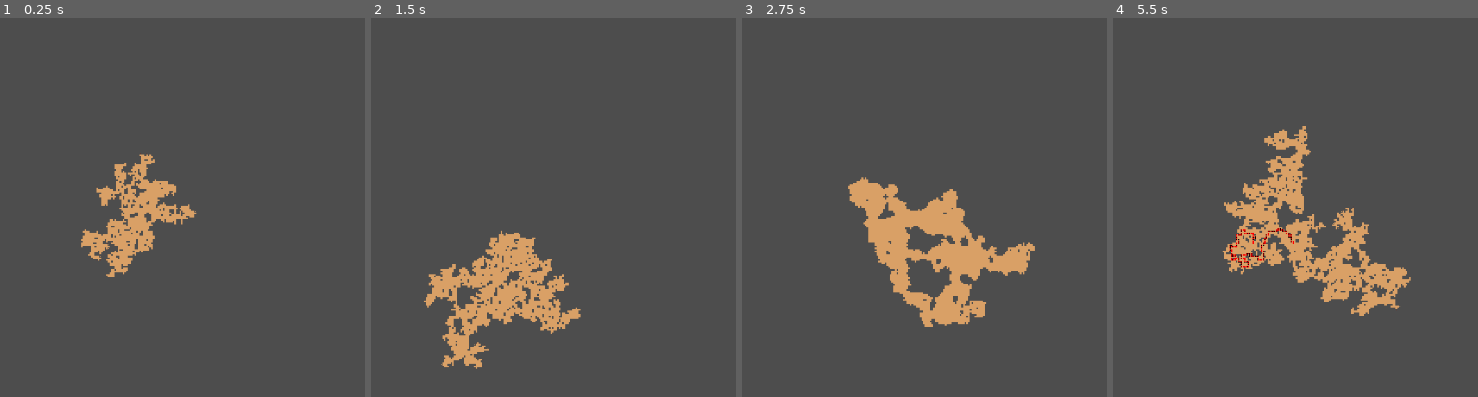
Above: before the commit, frames 1-4 (left to right).
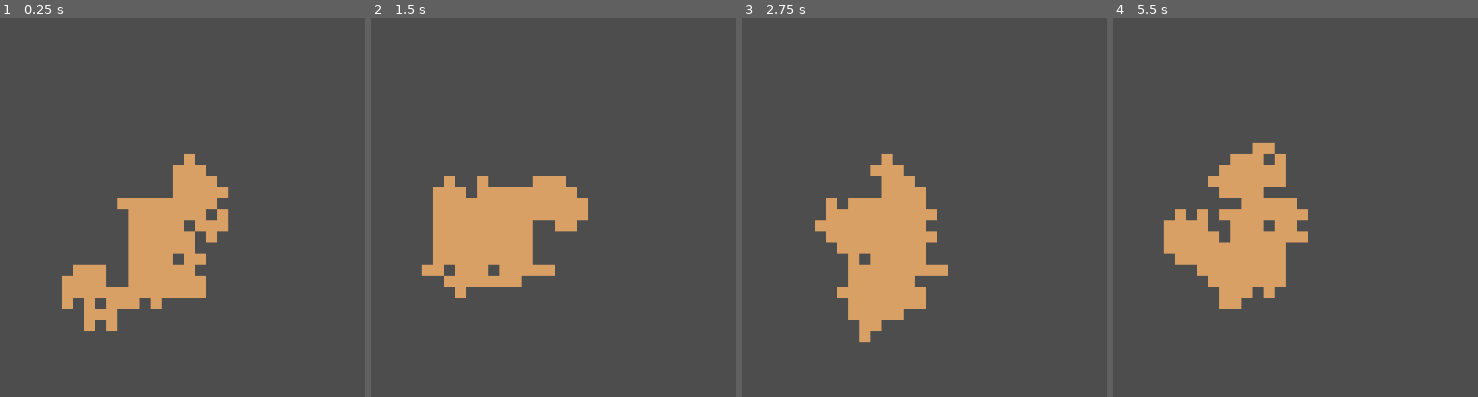
Above: after the commit, the same moments.

Repository: TreacherousDev/Treacherous
Game: Godot game, scene res://main/map_generator/map_generator.tscn
Same seed, same stepped clock (60 frames per second), same inputs: the game is played once before the commit and once after it.
Inputs (mouse positions are in pixels of both pictures, inside the frame that each line leads up to):
- Up to frame 1 (0.25 s): no input
- Up to frame 2 (1.5 s): tap Enter (ui_accept) at 0.5, 0.77 s; move the mouse to (684, 218) at 0.52 s; hold Up (ui_up) 0.53-1.28 s; click (684, 218) at 0.67 s; move the mouse to (outside the picture) at 1.27 s
- Up to frame 3 (2.75 s): tap Enter (ui_accept) at 1.52 s; move the mouse to (961, 143) at 2.02 s; hold Up (ui_up) from 2.03 s (still down)
- Up to frame 4 (5.5 s): tap Enter (ui_accept) at 2.75, 3.02, 3.77, 4.52 s; move the mouse to (1211, 332) at 2.77 s; click (1211, 332) at 2.92 s; move the mouse to (outside the picture) at 3.52 s; release Up (ui_up) at 3.53 s; move the mouse to (outside the picture) at 4.27 s; move the mouse to (1291, 241) at 5.02 s; click (1291, 241) at 5.17 s

The runs differ from the first frame. In frame 1, 10% of the frame differs, in the area x 16-63%, y 35-83%; in frame 2, 11%; in frame 3, 11%; in frame 4, 12%, in the area x 13-82%, y 28-79%.

Commit message:
improved custom room spawn handling + perfect accuracy cell count
relevant functions now accept an array of room ids as a parameter to avoid repetitive function calls.

map generation now also has perfect accuracy as the second and third to the last cell iterations have modified spawn conditions that disallow them to go past the limit

Diff:
--- a/main/map_generator/map_generator.gd
+++ b/main/map_generator/map_generator.gd
@@ -5,7 +5,7 @@
 # https://github.com/TreacherousDev/Cellular-Procedural-Generation-with-Tilemaps #
 ##################################################################################
 
-## The number of rooms expected. This value will occasionally be off by 1 or 2 becausse a room can spawns 1 to 3 rooms.
+## The number of rooms expected.
 @export var map_size : int = 100
 
 ## RNG reference used in all randomizing methods so maps can be replicated via seeding
@@ -46,7 +46,8 @@
 	if Input.is_key_pressed(KEY_ESCAPE):
 		get_tree().quit()
 	if Input.is_action_just_pressed("ui_up"):
-		find_outer_walls_from_filled_cells()
+		print(current_map_size)
+#		find_outer_walls_from_filled_cells()
 ## Path marker sprite
 @export var draw_path: Node2D
 #Draws a path from mouse click to origin
@@ -280,37 +281,43 @@
 	var parent_direction: int = cell_parent_direction[cell]
 	if current_map_size + rooms_expected_next_iteration >= map_size:
 		force_spawn_closing_room(parent_direction, room_selection)
-
-	####################################################################
-	# EDITABLE PORTION: YOUR CUSTOM MAP CONDITIONS GO BELOW THIS LINE  #
-	# USE THE FUNCTIONS LISTED BELOW TO MANIPPULATE THE ROOM SELECTION #
-	####################################################################
-
-	# sample 1: prevents the map from branching more than 10 branching paths per iteration
-	if rooms_expected_next_iteration > pow(current_map_size, 1/3) * 30:
-		force_spawn_closing_room(parent_direction, room_selection)
-	# sample 2: prevents the map from having less than 4 branching paths per iteration
-	if rooms_expected_next_iteration < 2:
-		delete_room_from_pool(parent_direction, room_selection)
+	if current_map_size + rooms_expected_next_iteration + 1 >= map_size:
+		delete_rooms_from_pool([7, 11, 13, 14, 15], room_selection)
+	if current_map_size + rooms_expected_next_iteration + 2 >= map_size:
+		delete_rooms_from_pool([15], room_selection)
+
+####################################################################
+# EDITABLE PORTION: YOUR CUSTOM MAP CONDITIONS GO BELOW THIS LINE  #
+# USE THE FUNCTIONS LISTED BELOW TO MANIPPULATE THE ROOM SELECTION #
+####################################################################
+
+#	# sample 1: prevents the map from branching more than 10 branching paths per iteration
+#	if rooms_expected_next_iteration > 20:
+#		force_spawn_closing_room(parent_direction, room_selection)
+#	# sample 2: prevents the map from having less than 4 branching paths per iteration
+#	if rooms_expected_next_iteration < 2:
+#		delete_rooms_from_pool([parent_direction], room_selection)
 ################################################################################################
 
 #ADD ROOM TO POOL
-#input: room added to pool and how many times to add
+#input: array of rooms added to pool and how many times to add
 #checks if the room already exists in the selection by default and only then increases its odds
 #this prevents rooms from spawning room types that mismatch
-func add_room_to_pool(room_id: int, frequency: int, room_selection: Array):
-	if (room_selection.has(room_id)):
-		while (frequency > 0):
-			room_selection.append(room_id)
-			frequency -= 1
+func add_rooms_to_pool(rooms: Array, frequency: int, room_selection: Array):
+	for room in rooms:
+		if (room_selection.has(room)):
+			while (frequency > 0):
+				room_selection.append(room)
+				frequency -= 1
 
 #DELETE ROOM FROM POOL
-#input: room deleted from pool
+#input: array of rooms deleted from pool
 #only deletes the said room if it isnt the only available room to spawn
 #this prevents null error when calling the method that spawns room because the array is empty
-func delete_room_from_pool(room_id: int, room_selection: Array):
-	if (room_selection.size() > 1):
-		room_selection.erase(room_id)
+func delete_rooms_from_pool(rooms: Array, room_selection: Array):
+	for room in rooms:
+		if (room_selection.size() > 1):
+			room_selection.erase(room)
 
 #FORCE SPAWN CLOSING ROOM
 #input: the direction of the room relative to its parent
@@ -365,7 +372,7 @@
 
 	var parent_direction = cell_parent_direction[room_to_open]
 	var room_selection = get_room_selection(room_to_open)
-	delete_room_from_pool(parent_direction, room_selection)
+	delete_rooms_from_pool([parent_direction], room_selection)
 	spawn_room(room_to_open, room_selection)
 	run_algorithm()
 
@@ -379,7 +386,7 @@
 	if available_depths.is_empty():
 		return Vector2i.ZERO
 
-	available_depths.sort()
+#	available_depths.sort()
 
 	var min_d: int = 0
 	var max_d: int = available_depths.size() - 1
@@ -426,7 +433,7 @@
 func add_to_closing_rooms_and_check_expandability(room: Vector2i):
 	closing_rooms.append(room)
 	var opening_directions = get_wall_openings(room).size()
-	if opening_directions >= 1:
+	if opening_directions >= 2:
 		expandable_closing_rooms[room] = opening_directions
 		var depth = cell_depth[room]
 		if expandable_closing_rooms_by_depth.has(depth):
@@ -453,7 +460,7 @@
 #that are direct neighbors of recently to-be-added rooms
 func update_neighbor_closing_room(neighbor):
 	expandable_closing_rooms[neighbor] -= 1
-	if expandable_closing_rooms[neighbor] < 1:
+	if expandable_closing_rooms[neighbor] < 2:
 		set_closing_room_as_non_expandable(neighbor)
 
 #SET CLOSING ROOM AS NON EXPANDABLE
@@ -472,44 +479,26 @@
 func find_outer_walls_from_filled_cells():
 	var filled_cells = get_used_cells(0)
 	for filled_cell in filled_cells:
-		if is_cell_an_outer_cell(filled_cell):
-			add_cell_and_its_moore_neighbors_to_outer_cells(filled_cell)
+		for direction in vn_directions:
+			var vn_neighbor = filled_cell + direction
+			if get_cell_atlas_coords(0, vn_neighbor) == Vector2i(-1, -1):
+				if !outer_cells.has(vn_neighbor):
+					outer_cells.append(vn_neighbor)
 	something()
-
-func add_cell_and_its_moore_neighbors_to_outer_cells(cell):
-	outer_cells.append(cell)
-	for direction in vn_directions:
-		var vn_neighbor = cell + direction
-		if !outer_cells.has(vn_neighbor):
-			outer_cells.append(vn_neighbor)
-
-func is_cell_an_outer_cell(cell: Vector2i) -> bool:
-	for direction in moore_directions:
-		var vn_neighbor = cell + direction
-		if get_cell_atlas_coords(0, vn_neighbor) == Vector2i(-1, -1):
-			return true
-	return false
 
 var marker = load("res://main/map_generator/path_marker.tscn")
 func something():
 	var fill_next = []
-	var remove_next = []
 	for cell in outer_cells:
-#		var new_icon = marker.instantiate()
-#		add_child(new_icon)
-#		new_icon.global_position = (cell * 80) + Vector2i(40, 40)
-#		set_cell(0, cell, 0, Vector2i(1, 0))
+#		var new_marker = marker.instantiate()
+#		add_child(new_marker)
+#		new_marker.global_position = cell * 80 + Vector2i(40, 40)
 		var neighbor_count = get_moore_neighbor_count_of_cell(cell)
-		if neighbor_count >= 4:
+		if neighbor_count > 5:
 			fill_next.append(cell)
-		else:
-			remove_next.append(cell)
 
 	for cell in fill_next:
 		set_cell(0, cell, 0, Vector2i(1, 0))
-
-	for cell in remove_next:
-		erase_cell(0, cell)
 
 func get_moore_neighbor_count_of_cell(cell) -> int:
 	var neighbor_count: int = 0
--- a/main/map_generator/map_generator.tscn
+++ b/main/map_generator/map_generator.tscn
@@ -10,12 +10,10 @@
 cell_quadrant_size = 80
 format = 2
 script = ExtResource("2_uhxcg")
-map_size = 20000
 draw_path = NodePath("DrawPath")
-batch_size = 5
 
 [node name="Camera2D" type="Camera2D" parent="."]
-zoom = Vector2(0.03, 0.03)
+zoom = Vector2(0.2, 0.2)
 
 [node name="DrawPath" type="Node2D" parent="."]
 script = ExtResource("3_lgdg0")
--- a/project.godot
+++ b/project.godot
@@ -15,10 +15,6 @@
 config/features=PackedStringArray("4.0", "Forward Plus")
 config/icon="res://main/icon.svg"
 
-[display]
-
-window/size/mode=3
-
 [rendering]
 
 renderer/rendering_method="mobile"
--- /dev/null
+++ b/test.tscn
@@ -0,0 +1,22 @@
+[gd_scene load_steps=5 format=3 uid="uid://bg5ca3dyvlqus"]
+
+[ext_resource type="TileSet" uid="uid://b25comeavgv0j" path="res://main/map_generator/cave_tileset.tres" id="1_whbde"]
+[ext_resource type="Script" path="res://main/map_generator/map_generator.gd" id="2_wqpss"]
+[ext_resource type="Script" path="res://main/map_generator/draw_path.gd" id="3_75lg3"]
+[ext_resource type="PackedScene" uid="uid://crfmts8vvxs4a" path="res://main/map_generator/path_marker.tscn" id="4_pwmsd"]
+
+[node name="Node2D" type="Node2D"]
+
+[node name="TDMapGenerator" type="TileMap" parent="." node_paths=PackedStringArray("draw_path")]
+tile_set = ExtResource("1_whbde")
+format = 2
+script = ExtResource("2_wqpss")
+draw_path = NodePath("TDDrawPath")
+batch_size = 10
+
+[node name="TDDrawPath" type="Node2D" parent="TDMapGenerator"]
+script = ExtResource("3_75lg3")
+icon = ExtResource("4_pwmsd")
+
+[node name="Camera2D" type="Camera2D" parent="TDMapGenerator"]
+zoom = Vector2(0.2, 0.2)
